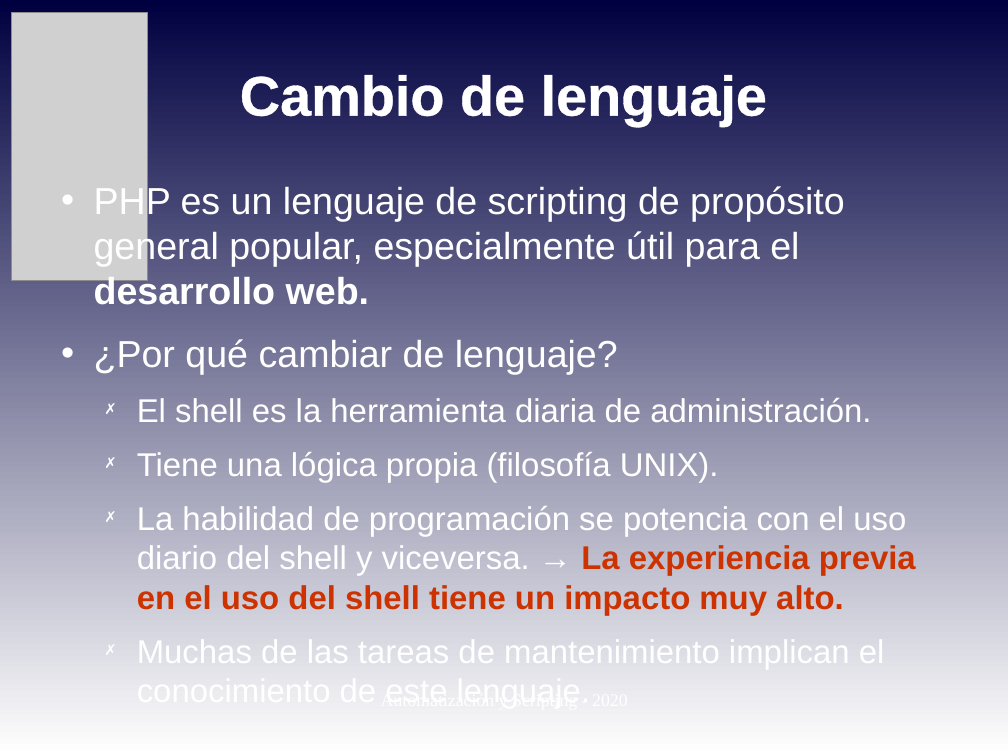
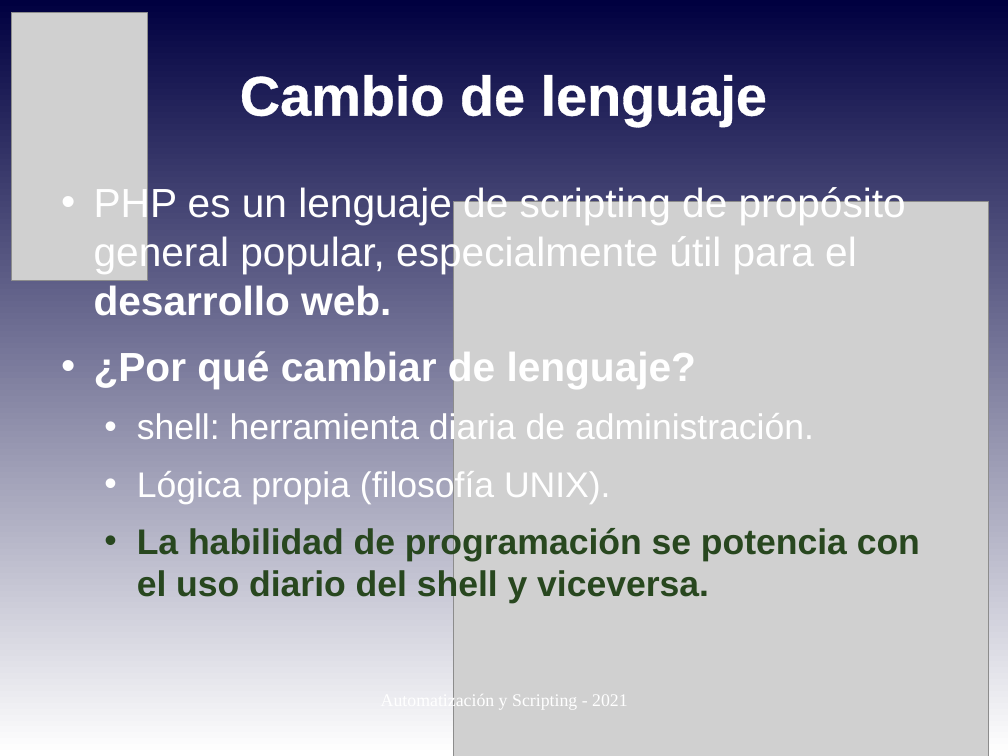
Before and after one commit to niniadcobre/-AutoyScripting, a slide deck: slide 3 of clases/AYS_clase02.odp. Drawn at 1008x756 pixels with LibreOffice and Linux fonts; fonts in the diff are those of the drawing; grey boxes stand for pictures. Boxes give left, top, right and bottom in pixels: in the first picture for what was removed or moved away, otherwise in the second. Text is boxed around its words. In the diff, an @@ line names an element or a change of style, - is before the commit and + after.

```diff
--- a/clases/AYS_clase02.odp
+++ b/clases/AYS_clase02.odp
@@ text at [94, 185, 906, 389]: size 29.6 to 32 pt in "PHP es un lenguaje de scripting de ...", "¿Por qué cambiar de lenguaje?"; bold on in "¿Por qué cambiar de lenguaje?" @@
@@ picture added at [454, 202, 989, 756] @@
@@ text at [137, 412, 920, 604]: text changed; size 25.9 to 28 pt @@
-  ✗ El shell es la herramienta diaria de administración.
-  ✗ Tiene una lógica propia (filosofía UNIX).
-  ✗ La habilidad de programación se potencia con el uso diario del shell y viceversa. → La experiencia previa en el uso del shell tiene un impacto muy alto.
-  ✗ Muchas de las tareas de mantenimiento implican el conocimiento de este lenguaje.
+  • shell: herramienta diaria de administración.
+  • Lógica propia (filosofía UNIX).
+  • La habilidad de programación se potencia con el uso diario del shell y viceversa.
@@ text added at [381, 693, 628, 711], 14 pt, text #FFFFFF @@
+Automatización y Scripting - 2021
```
Also in this commit, not shown: 9 other slides changed, 1 slide added, 2 other files.
